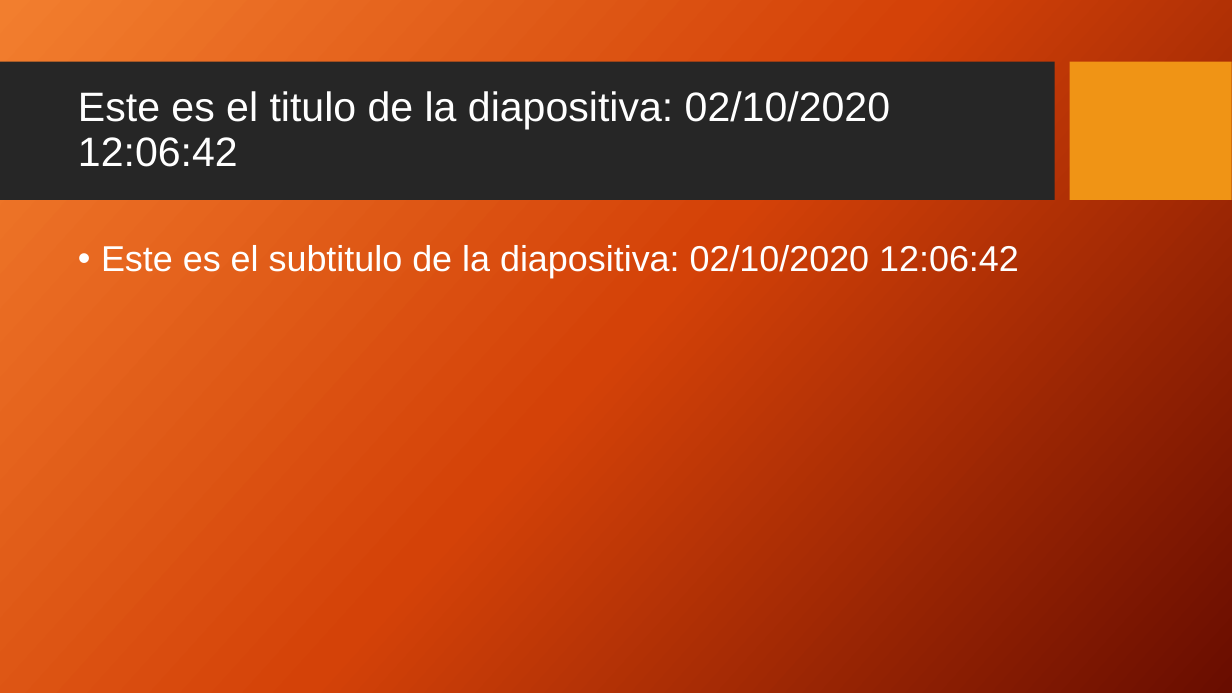
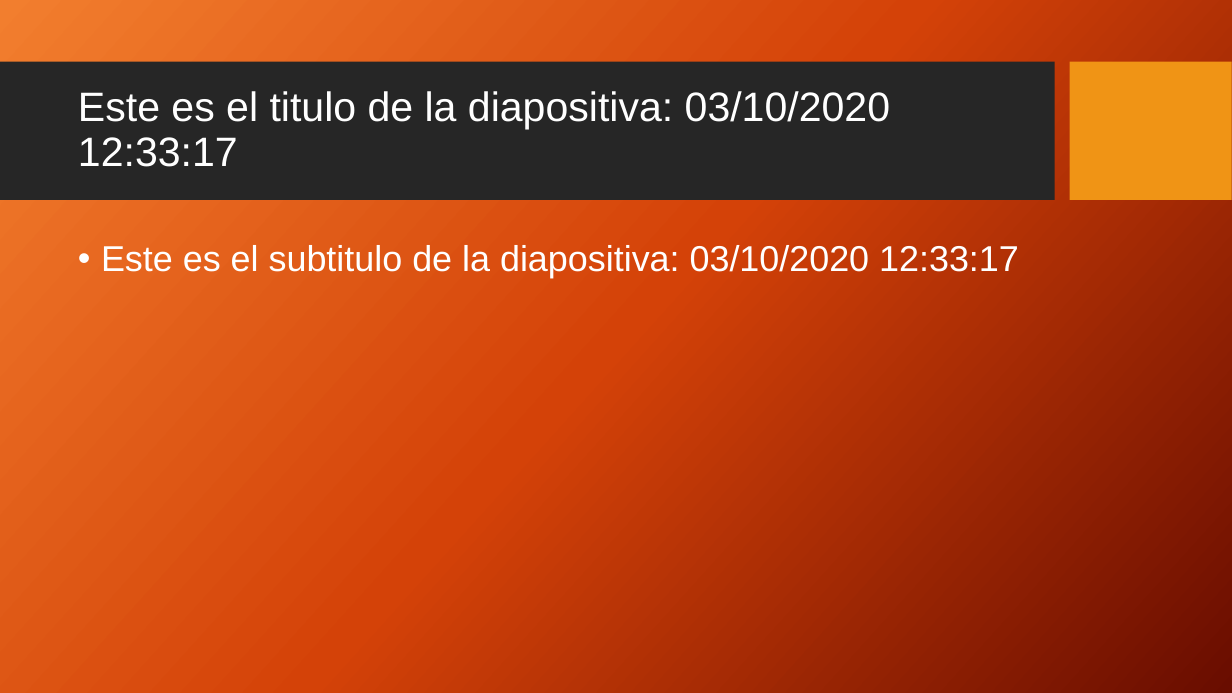
Before and after one commit to efrainmejiasc/OpenXmlDocumentFormatPPT, a slide deck: slide 1 of OpenXmlDocumentFormatPPT/OpenXmlDocumentFormatPPT/TemplatePPT/Plantilla1.pptx. Drawn at 1232x693 pixels with LibreOffice and Linux fonts; fonts in the diff are those of the drawing; background and template pictures are left out. Boxes give left, top, right and bottom in pixels: in the first picture for what was removed or moved away, otherwise in the second. Text is boxed around its words. In the diff, an @@ line names an element or a change of style, - is before the commit and + after.

```diff
--- a/OpenXmlDocumentFormatPPT/OpenXmlDocumentFormatPPT/TemplatePPT/Plantilla1.pptx
+++ b/OpenXmlDocumentFormatPPT/OpenXmlDocumentFormatPPT/TemplatePPT/Plantilla1.pptx
@@ title at [78, 91, 890, 167]: text changed @@
-Este es el titulo de la diapositiva: 02/10/2020 12:06:42
+Este es el titulo de la diapositiva: 03/10/2020 12:33:17
@@ text at [101, 245, 1019, 278]: text changed @@
-• Este es el subtitulo de la diapositiva: 02/10/2020 12:06:42
+• Este es el subtitulo de la diapositiva: 03/10/2020 12:33:17
```
Also in this commit, not shown: 1 other file.
